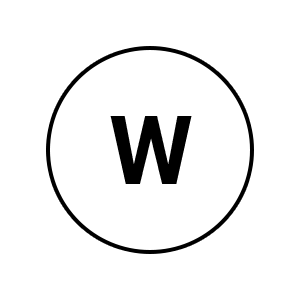
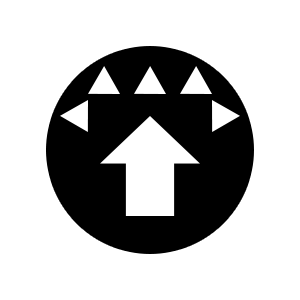
Layered file, before and after one edit (300x300). Changes by layer:
showed group "FORWARD" (8 layers) over [50,50,250,250]
hid group "WAYPOINT" (2 layers) over [110,116,192,184]
